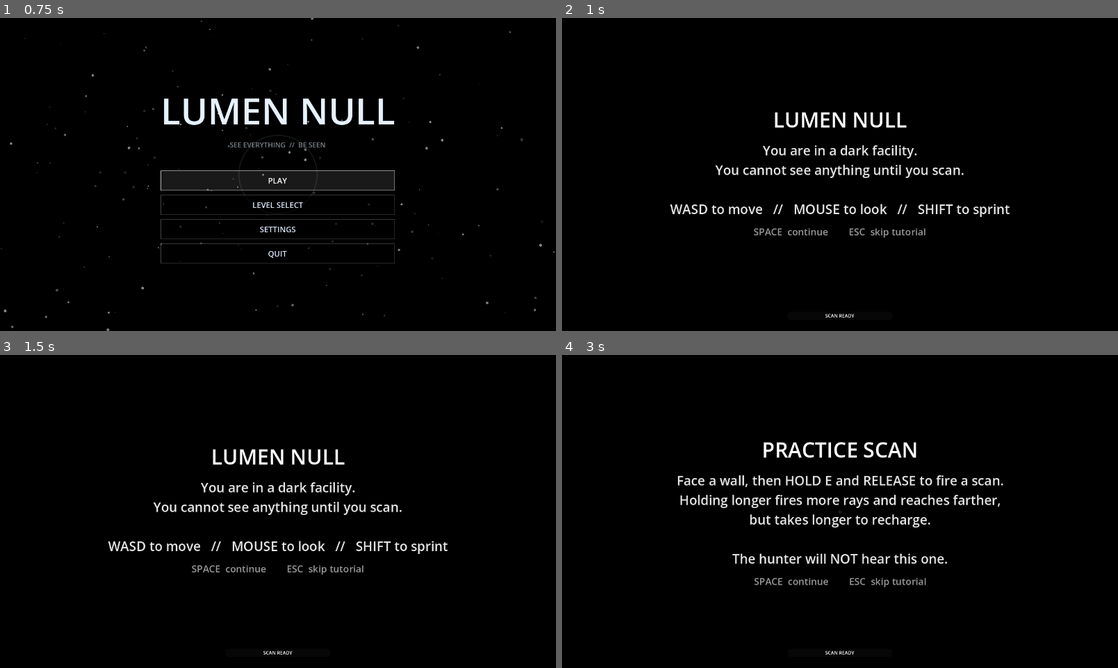
Above: before the commit, frames 1-4 (two rows, left to right).
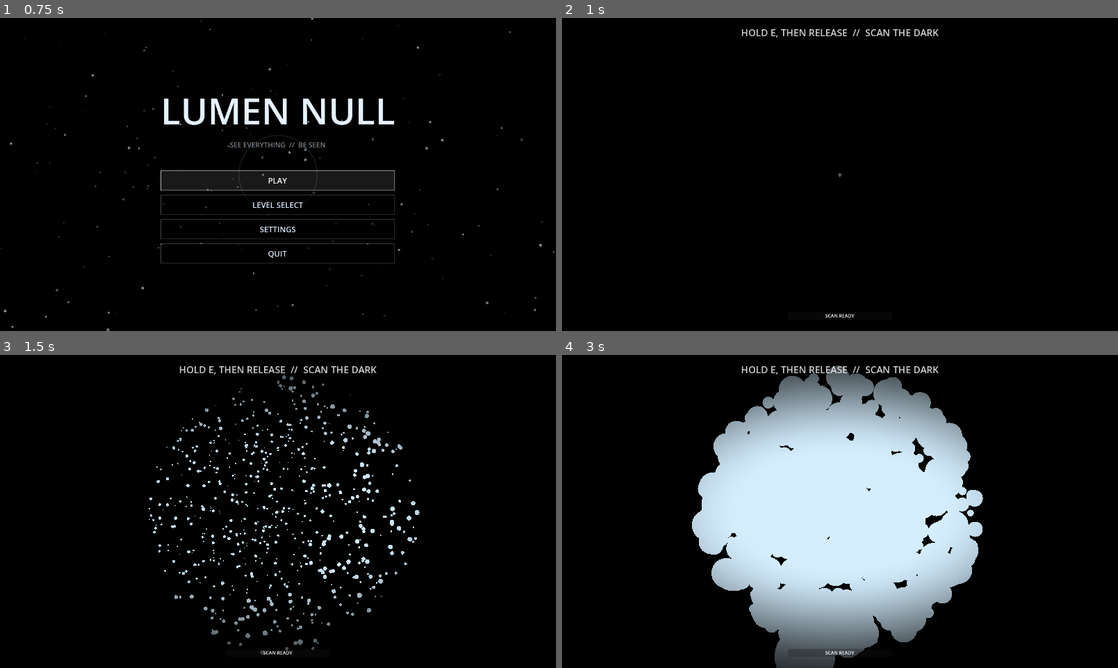
Above: after the commit, the same moments.

Repository: eliasz-git/lumen-null
Game: Godot game, scene res://scenes/title_screen.tscn
Two runs of this game, one before a commit and one after it. Both use one fixed random seed, a clock stepped at 60 frames per second and the inputs below. Sound files missing from this copy of the repository are replaced by a short silence.
Inputs (mouse positions are in pixels of both pictures, inside the frame that each line leads up to):
- Up to frame 1 (0.75 s): click "PLAY" at 0.5 s
- Up to frame 2 (1 s): no input
- Up to frame 3 (1.5 s): tap Enter at 1.25 s; move the mouse to (305, 511) at 1.27 s; hold W (move_forward) from 1.28 s (still down); hold Shift (sprint) from 1.28 s (still down); tap E (scan) at 1.35 s
- Up to frame 4 (3 s): keep holding W (move_forward); tap Space (jump) at 1.52, 2.27 s; move the mouse to (812, 511) at 2.02 s; release Shift (sprint) at 2.03 s; tap Shift (sprint) at 2.1 s; tap E (scan) at 2.3, 2.85 s; move the mouse to (851, 505) at 2.77 s; hold Shift (sprint) from 2.78 s (still down)

Frame 1 is identical in both runs. In frame 2, 2.9% of the frame differs, in the area x 19-81%, y 3-71%; in frame 3, 4.7%; in frame 4, 35%, in the area x 20-80%, y 3-100%.
Error after the commit: Parse Error: Cannot infer the type of "cells" variable because the value doesn't have a set type. (res://scripts/hud.gd:206)

Commit message:
feat: minimap on normal difficulty; fix noise item/emitter scene scripts

Diff:
--- a/scenes/hud.tscn
+++ b/scenes/hud.tscn
@@ -185,3 +185,25 @@
 theme_override_font_sizes/font_size = 22
 text = "Press SPACE to continue"
 horizontal_alignment = 1
+
+[node name="Minimap" type="Control" parent="Control"]
+visible = false
+layout_mode = 0
+anchor_left = 0.0
+anchor_top = 0.0
+offset_left = 16.0
+offset_top = 16.0
+custom_minimum_size = Vector2(160, 160)
+
+[node name="MinimapBorder" type="ColorRect" parent="Control/Minimap"]
+layout_mode = 3
+anchors_preset = 15
+color = Color(1, 1, 1, 0.25)
+
+[node name="MinimapContents" type="Control" parent="Control/Minimap"]
+layout_mode = 3
+anchors_preset = 15
+offset_left = 4.0
+offset_top = 4.0
+offset_right = 4.0
+offset_bottom = 4.0
--- a/scenes/noise_emitter.tscn
+++ b/scenes/noise_emitter.tscn
@@ -1,9 +1,12 @@
-[gd_scene load_steps=3 format=3]
+[gd_scene load_steps=4 format=3]
+
+[ext_resource type="Script" path="res://scripts/noise_emitter.gd" id="1"]
 
 [sub_resource type="SphereShape3D" id="sphere_shape"]
 radius = 6.0
 
 [node name="NoiseEmitter" type="Area3D"]
+script = ExtResource("1")
 
 [node name="Shape" type="CollisionShape3D" parent="."]
 shape = SubResource("sphere_shape")
--- a/scenes/noise_item.tscn
+++ b/scenes/noise_item.tscn
@@ -1,4 +1,6 @@
-[gd_scene load_steps=3 format=3]
+[gd_scene load_steps=4 format=3]
+
+[ext_resource type="Script" path="res://scripts/noise_item.gd" id="1"]
 
 [sub_resource type="SphereMesh" id="sphere_mesh"]
 radius = 0.35
@@ -7,6 +9,7 @@
 radius = 0.35
 
 [node name="NoiseItem" type="Area3D"]
+script = ExtResource("1")
 
 [node name="Mesh" type="MeshInstance3D" parent="."]
 mesh = SubResource("sphere_mesh")
--- a/scripts/hud.gd
+++ b/scripts/hud.gd
@@ -21,6 +21,7 @@
 @onready var tooltip_title: Label = $Control/Tooltip/TooltipBox/TooltipTitle
 @onready var tooltip_text: Label = $Control/Tooltip/TooltipBox/TooltipText
 @onready var tooltip_hint: Label = $Control/Tooltip/TooltipBox/TooltipHint
+@onready var minimap: Control = $Control/Minimap
 
 var tooltip_shown_at := 0
 var menu: VBoxContainer
@@ -42,11 +43,13 @@
 	overlay_hint.get_parent().add_child(menu)
 	game.player_died.connect(_on_player_died)
 	game.player_won.connect(_on_player_won)
+	_setup_minimap()
 
 
 func _process(_delta: float) -> void:
 	if overlay.visible or tooltip.visible:
 		return
+	_draw_minimap()
 	if game.charge >= 0.0:
 		meter.max_value = 1.0
 		meter.value = game.charge
@@ -184,3 +187,47 @@
 	if t <= 0.0:
 		return "--:--"
 	return "%02d:%02d" % [int(t) / 60, int(t) % 60]
+
+
+func _setup_minimap() -> void:
+	var scanner := get_tree().get_first_node_in_group("scanner")
+	var show := scanner != null and scanner.is_cell_scanned != null
+	# Minimap only on Normal difficulty
+	show = show and game.difficulty != "hardcore"
+	minimap.visible = show
+
+
+func _draw_minimap() -> void:
+	if not minimap.visible:
+		return
+	var scanner := get_tree().get_first_node_in_group("scanner")
+	if scanner == null:
+		return
+	var cells := scanner.get_scanned_cells()
+	var contents := minimap.get_node("MinimapContents")
+	# Clear previous drawings
+	for c in contents.get_children():
+		c.queue_free()
+	if cells.is_empty():
+		return
+	var cell_size := 160.0 / 36.0
+	var player: Node3D = game._player
+	var plx := player.global_position.x
+	var plz := player.global_position.z
+	var pcx := floori(plx + 18)
+	var pcz := floori(plz + 18)
+	# Draw scanned cells
+	for cell in cells.keys():
+		var cx := cell.x
+		var cz := cell.y
+		var dot := ColorRect.new()
+		dot.custom_minimum_size = Vector2(cell_size - 1.0, cell_size - 1.0)
+		dot.color = Color(1, 1, 1, 0.5)
+		contents.add_child(dot)
+		dot.position = Vector2((cx - pcx) * cell_size + 80.0 - cell_size * 0.5, (cz - pcz) * cell_size + 80.0 - cell_size * 0.5)
+	# Draw player marker
+	var pl := ColorRect.new()
+	pl.custom_minimum_size = Vector2(cell_size - 1.0, cell_size - 1.0)
+	pl.color = Color(0, 1, 0, 1)
+	contents.add_child(pl)
+	pl.position = Vector2(80.0 - cell_size * 0.5, 80.0 - cell_size * 0.5)
--- a/scripts/level_builder.gd
+++ b/scripts/level_builder.gd
@@ -17,6 +17,9 @@
 
 func _ready() -> void:
 	add_to_group("level")
+	var scanner := get_tree().get_first_node_in_group("scanner")
+	if scanner != null:
+		scanner.clear_map()
 	var def: Dictionary = LevelData.get_level(game.current_level)
 	game.level_def = def
 	var map: Array = def["map"]
@@ -36,8 +39,15 @@
 	player.scan_cooldown = scan_cooldown
 	game.cooldown_total = scan_cooldown
 	var cam: Camera3D = player.get_node("Head/Camera3D")
-	cam.dot_lifetime = def["dot_lifetime"]
-	cam.material.set_shader_parameter("lifetime", float(def["dot_lifetime"]))
+	var dot_lifetime: float = float(def["dot_lifetime"])
+	if game.difficulty == "hardcore":
+		dot_lifetime *= 0.75   # dots fade faster in hardcore
+	cam.dot_lifetime = dot_lifetime
+	cam.material.set_shader_parameter("lifetime", dot_lifetime)
+
+	var hunt_speed := float(def["hunter_speed"])
+	if game.difficulty == "hardcore":
+		hunt_speed *= 1.25   # hunters move faster in hardcore
 
 	for h in def["hunters"]:
 		var hunter: CharacterBody3D = HUNTER.instantiate()
@@ -46,7 +56,7 @@
 		for ch in String(h["patrol"]):
 			pts.append(_cell_pos(marks[ch]))
 		hunter.patrol_points = pts
-		hunter.speed_scale = def["hunter_speed"]
+		hunter.speed_scale = hunt_speed
 		hunter.chase_radius = def["chase_radius"]
 		hunter.noise_radius = def["noise_radius"]
 		$Enemies.add_child(hunter)
--- a/scripts/scanner.gd
+++ b/scripts/scanner.gd
@@ -18,6 +18,8 @@
 var material: ShaderMaterial
 var exclude_rids: Array[RID] = []
 var last_kind_hits := [0, 0, 0]   # world, hunter, exit gate (last scan)
+var scanned_cells := {}           # grid cell -> true, for the minimap (normal difficulty)
+const MAP_HALF := 18              # level is 36x36, centered at 0
 
 signal scan_fired(origin: Vector3, forward: Vector3, hit_count: int)
 signal strong_pulse_at(position: Vector3)
@@ -95,6 +97,10 @@
 		var nd := clampf(dist / max_range, 0.0, 1.0)
 		var kind := 0.0
 		var collider: Object = result.collider
+		var cell_x := floori(pos.x + MAP_HALF)
+		var cell_z := floori(pos.z + MAP_HALF)
+		if cell_x >= 0 and cell_x < 36 and cell_z >= 0 and cell_z < 36:
+			scanned_cells[Vector2i(cell_x, cell_z)] = true
 		if collider is Node:
 			if (collider as Node).is_in_group("hunter"):
 				kind = 1.0
@@ -151,3 +157,15 @@
 		multimesh.set_instance_custom_data(write_index, Color(nd, kind, elapsed, 1.0))
 		write_index = (write_index + 1) % max_points
 		filled = mini(filled + 1, max_points)
+
+
+func clear_map() -> void:
+	scanned_cells.clear()
+
+
+func get_scanned_cells() -> Dictionary:
+	return scanned_cells
+
+
+func is_cell_scanned(x: int, z: int) -> bool:
+	return scanned_cells.has(Vector2i(x, z))
